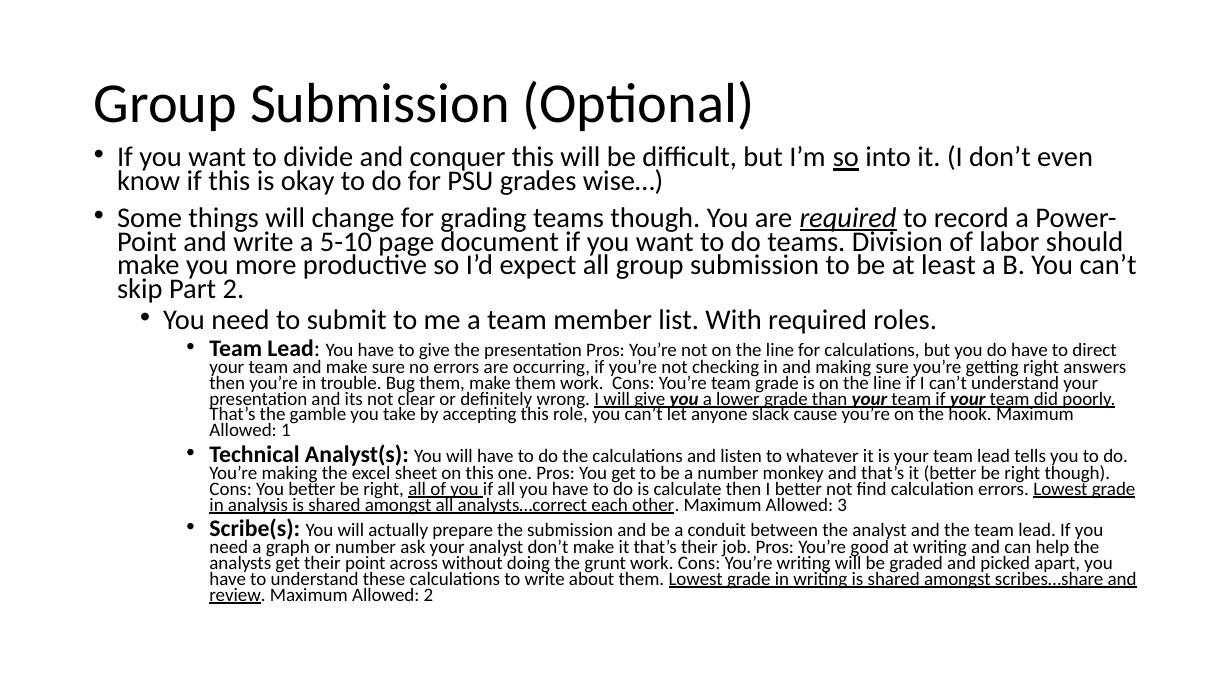
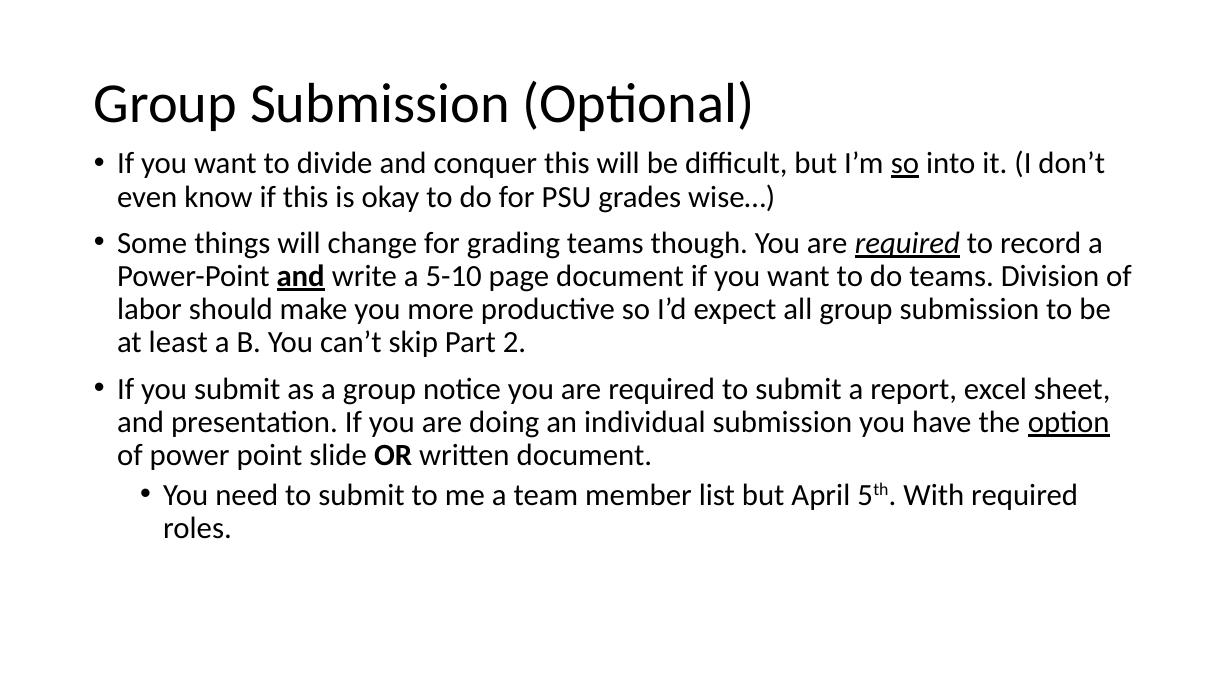
Before and after one commit to smohler/ME322-S20, a slide deck: slide 9 of projects/Project-1.pptx (slide 6 before the commit). Drawn at 1232x693 pixels with LibreOffice and Linux fonts; fonts in the diff are those of the drawing. Boxes give left, top, right and bottom in pixels: in the first picture for what was removed or moved away, otherwise in the second. Text is boxed around its words. In the diff, an @@ line names an element or a change of style, - is before the commit and + after.

Commit message:
updated project grade rubric/rules

```diff
--- a/projects/Project-1.pptx
+++ b/projects/Project-1.pptx
@@ text at (117,150,1132,357): size 22.2 to 24 pt in "If you want to divide and conquer ...", "Some things will change for grading teams ..."; bold on, underline on in "and"; line spacing 0.7 to 0.9 @@
@@ text at (117,377,1111,539): text changed; size 14.8 to 24 pt @@
-  • You need to submit to me a team member list. With required roles.
-    • Team Lead: You have to give the presentation Pros: You’re not on the line for calculations, but you do have to direct your team and make sure no errors are occurring, if you’re not checking in and making sure you’re getting right answers then you’re in trouble. Bug them, make them work. Cons: You’re team grade is on the line if I can’t understand your presentation and its not clear or definitely wrong. I will give you a lower grade than your team if your team did poorly. That’s the gamble you take by accepting this role, you can’t let anyone slack cause you’re on the hook. Maximum Allowed: 1
-    • Technical Analyst(s): You will have to do the calculations and listen to whatever it is your team lead tells you to do. You’re making the excel sheet on this one. Pros: You get to be a number monkey and that’s it (better be right though). Cons: You better be right, all of you if all you have to do is calculate then I better not find calculation errors. Lowest grade in analysis is shared amongst all analysts…correct each other. Maximum Allowed: 3
-    • Scribe(s): You will actually prepare the submission and be a conduit between the analyst and the team lead. If you need a graph or number ask your analyst don’t make it that’s their job. Pros: You’re good at writing and can help the analysts get their point across without doing the grunt work. Cons: You’re writing will be graded and picked apart, you have to understand these calculations to write about them. Lowest grade in writing is shared amongst scribes…share and review. Maximum Allowed: 2
+• If you submit as a group notice you are required to submit a report, excel sheet, and presentation. If you are doing an individual submission you have the option of power point slide OR written document.
+  • You need to submit to me a team member list but April 5th. With required roles.
```
Also in this commit, not shown: 1 other slide changed, 7 slides added, 1 other file.
